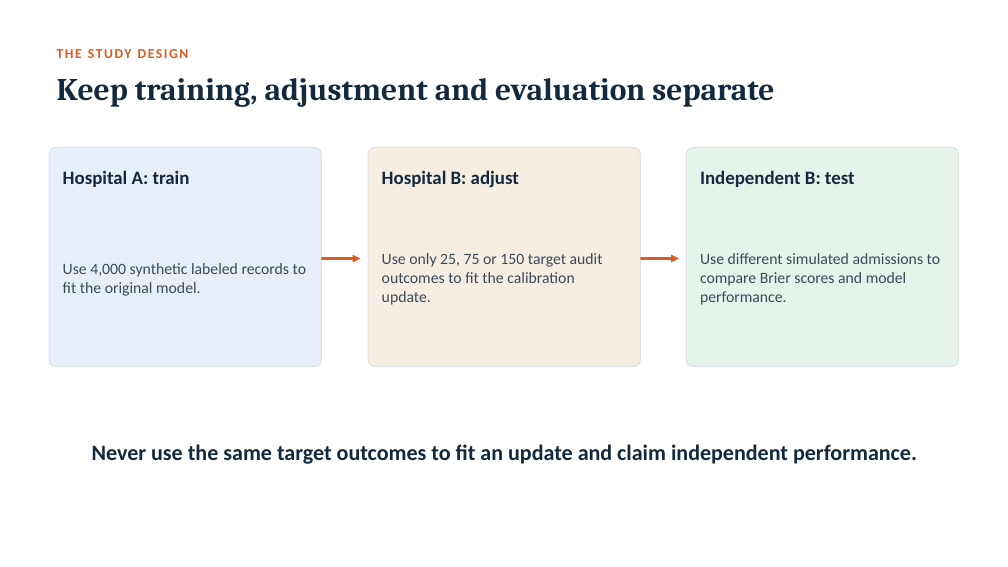
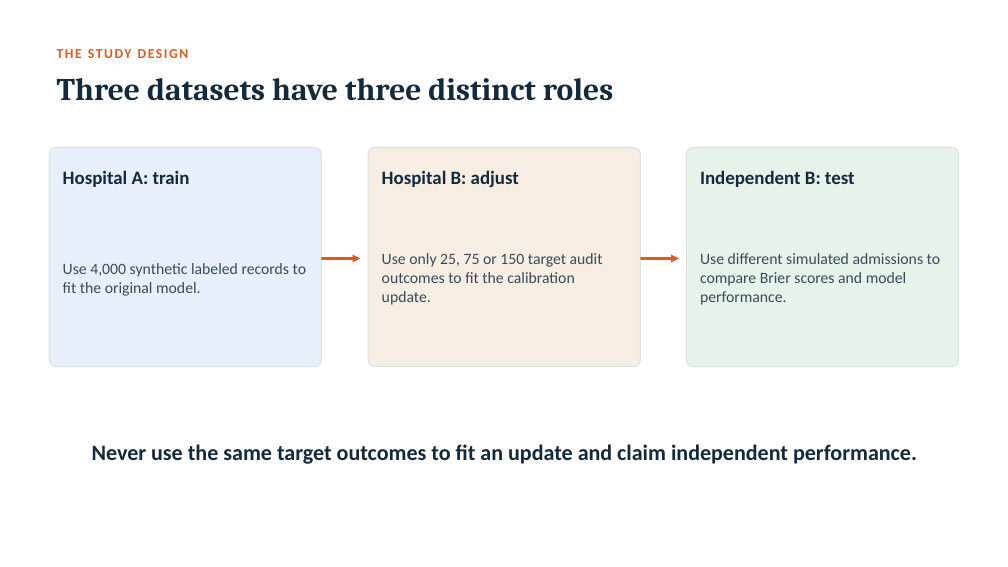
Before and after one commit to vafaei-ar/ai-uncertainty-2026-healthcare, a slide deck: slide 21 of slides/lecture_when_can_we_trust_clinical_ai.pptx. Drawn at 1008x567 pixels with LibreOffice and Linux fonts; fonts in the diff are those of the drawing. Boxes give left, top, right and bottom in pixels: in the first picture for what was removed or moved away, otherwise in the second. Text is boxed around its words. In the diff, an @@ line names an element or a change of style, - is before the commit and + after.

```diff
--- a/slides/lecture_when_can_we_trust_clinical_ai.pptx
+++ b/slides/lecture_when_can_we_trust_clinical_ai.pptx
@@ text at bbox=[57, 78, 613, 101]: text changed @@
-Keep training, adjustment and evaluation separate
+Three datasets have three distinct roles
```
Also in this commit, not shown: 6 other slides changed, 5 other files.
